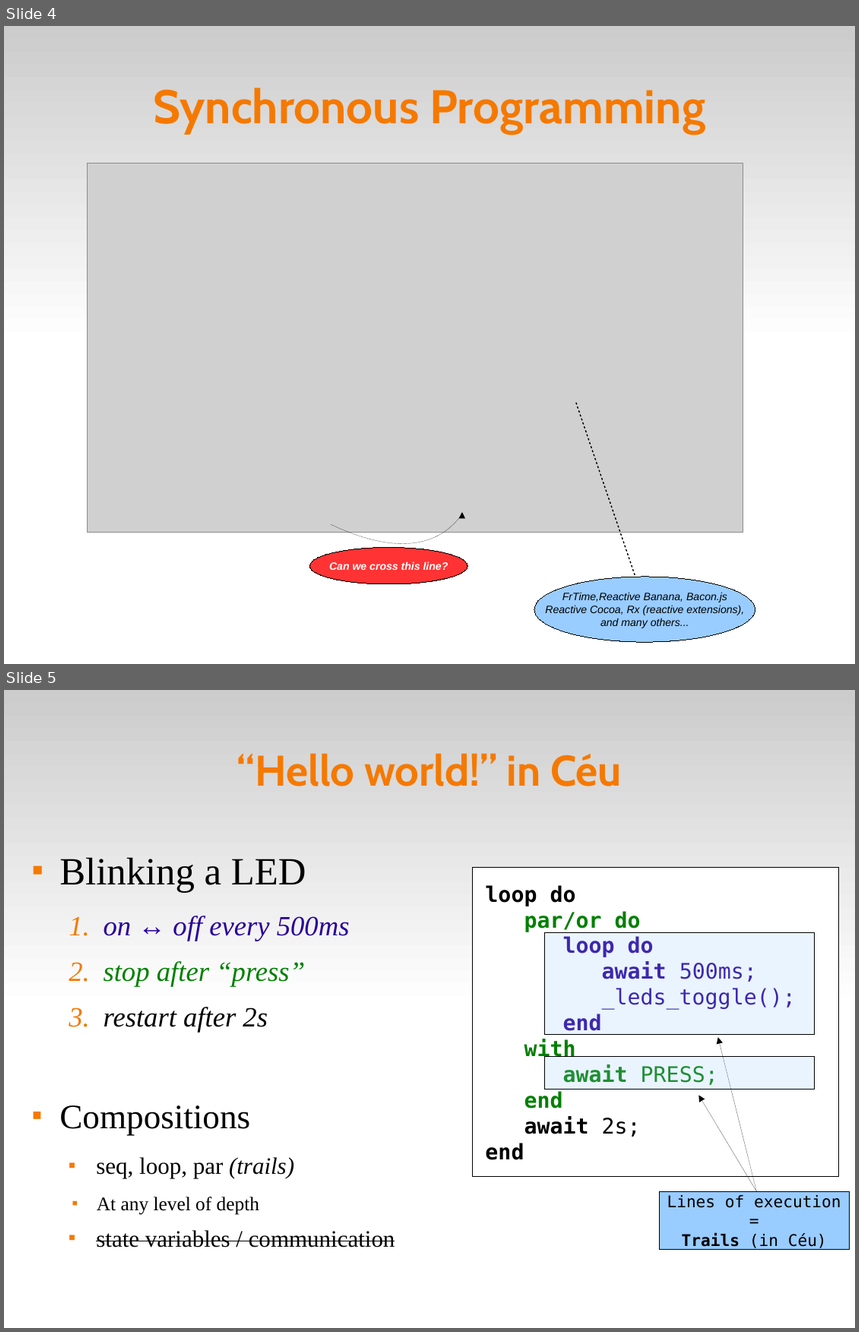
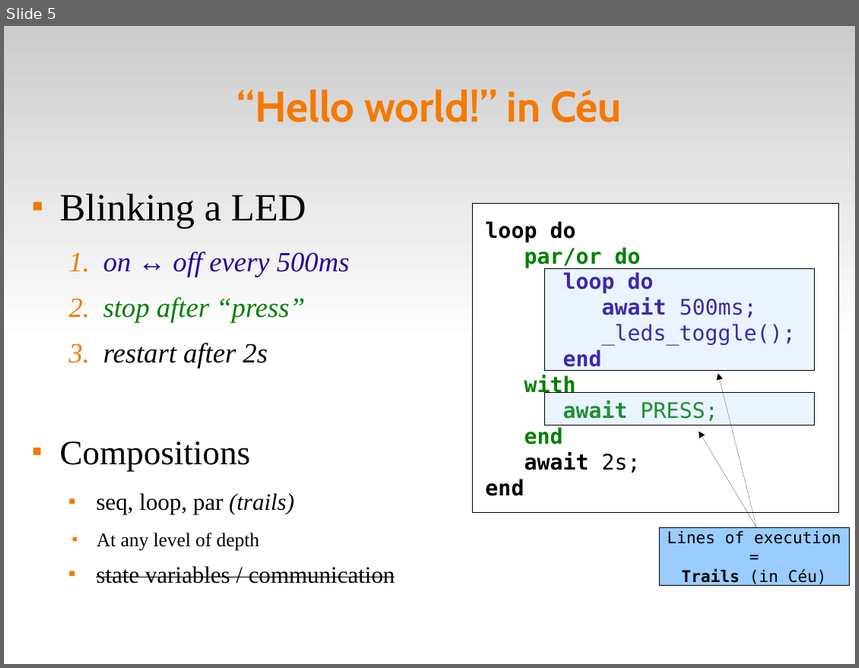
Before and after one commit to fsantanna-no/ceu-docs, a slide deck: ceu_curryon.odp. Shown one above the other, each under a label of ours: slides 4 and 5 before the commit, slide 5 after it. The pictures are 859x1332 and 859x668 pixels, drawn with LibreOffice and Linux fonts; fonts in the diff are those of the drawing; grey boxes stand for pictures. Boxes give left, top, right and bottom in pixels: in the first picture for what was removed or moved away, otherwise in the second. Text is boxed around its words. In the diff, an @@ line names an element or a change of style, - is before the commit and + after.

```diff
--- a/ceu_curryon.odp
+++ b/ceu_curryon.odp
@@ slide 4 removed at (4,26,855,664), background #FFFFFF; not listed: 1 template element that a slide beside it also shows @@
@@ title removed at (153,88,705,134) @@
-Synchronous Programming
@@ picture removed at (88,163,743,533) @@
@@ line removed from (576, 403) to (636, 578) @@
@@ freeform shape removed at (331,512,465,542) @@
@@ ellipse removed at (310,548,468,585) @@
-Can we cross this line?
@@ ellipse removed at (534,578,756,643) @@
-FrTime,Reactive Banana, Bacon.js
-Reactive Cocoa, Rx (reactive extensions),
-and many others...
```
Also in this commit, not shown: 5 slides changed, 2 slides added, 3 other files.
